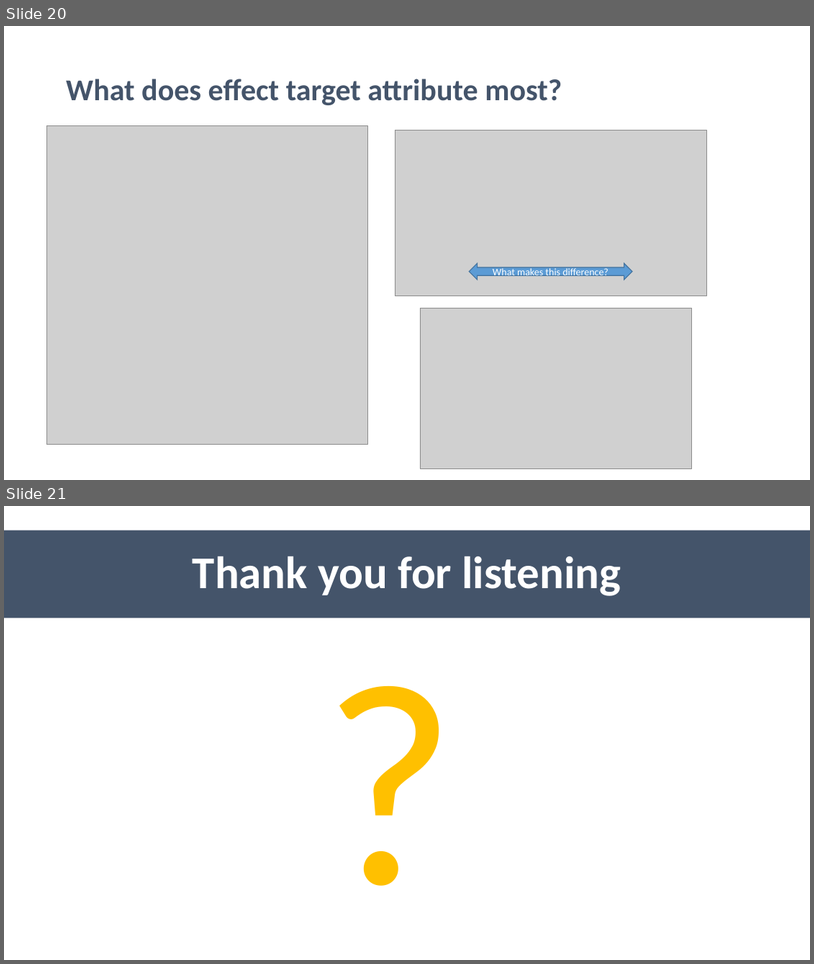
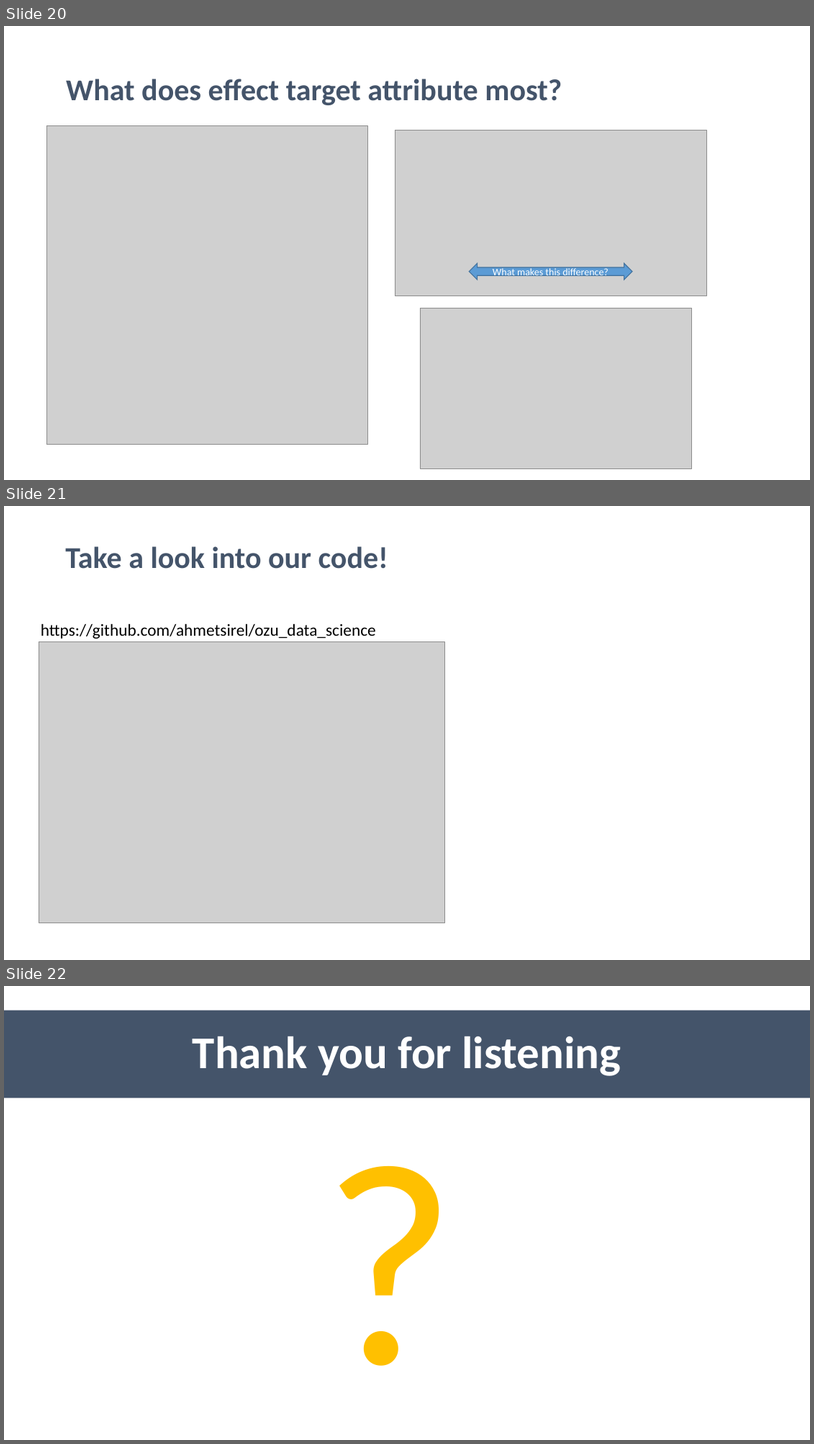
Before and after one commit to erdemsirel/ozu_data_science, a slide deck: DS 555 - Data Science & Strategy/ds555-project/references/Presentation.pptx. Shown one above the other, each under a label of ours: slides 20 and 21 before the commit, slides 20, 21 and 22 after it. The pictures are 814x964 and 814x1444 pixels, drawn with LibreOffice and Linux fonts; fonts in the diff are those of the drawing; grey boxes stand for pictures. Boxes give left, top, right and bottom in pixels: in the first picture for what was removed or moved away, otherwise in the second. Text is boxed around its words. In the diff, an @@ line names an element or a change of style, - is before the commit and + after.

```diff
--- a/DS 555 - Data Science & Strategy/ds555-project/references/Presentation.pptx
+++ b/DS 555 - Data Science & Strategy/ds555-project/references/Presentation.pptx
@@ slide 21 added at (4, 506, 810, 960), background #FFFFFF @@
@@ text added at (65, 546, 388, 569), 36 pt, text #44546A, bold @@
+Take a look into our code!
@@ text added at (41, 623, 376, 638), 20 pt, text #000000 @@
+https://github.com/ahmetsirel/ozu_data_science
@@ picture added at (39, 642, 445, 923) @@
@@ what was slide 21 is now slide 22 @@
```
Also in this commit, not shown: 2 slides changed, 2 other files.
